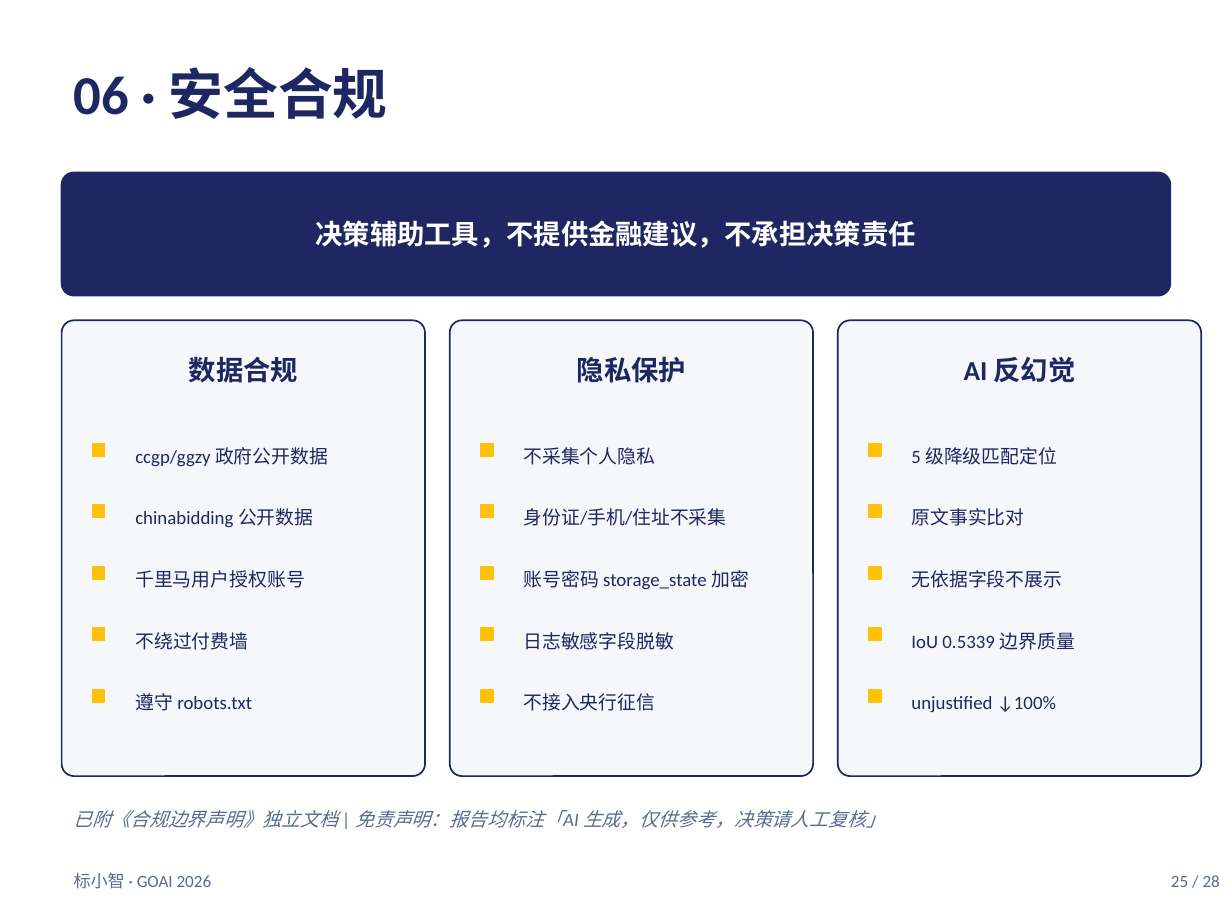
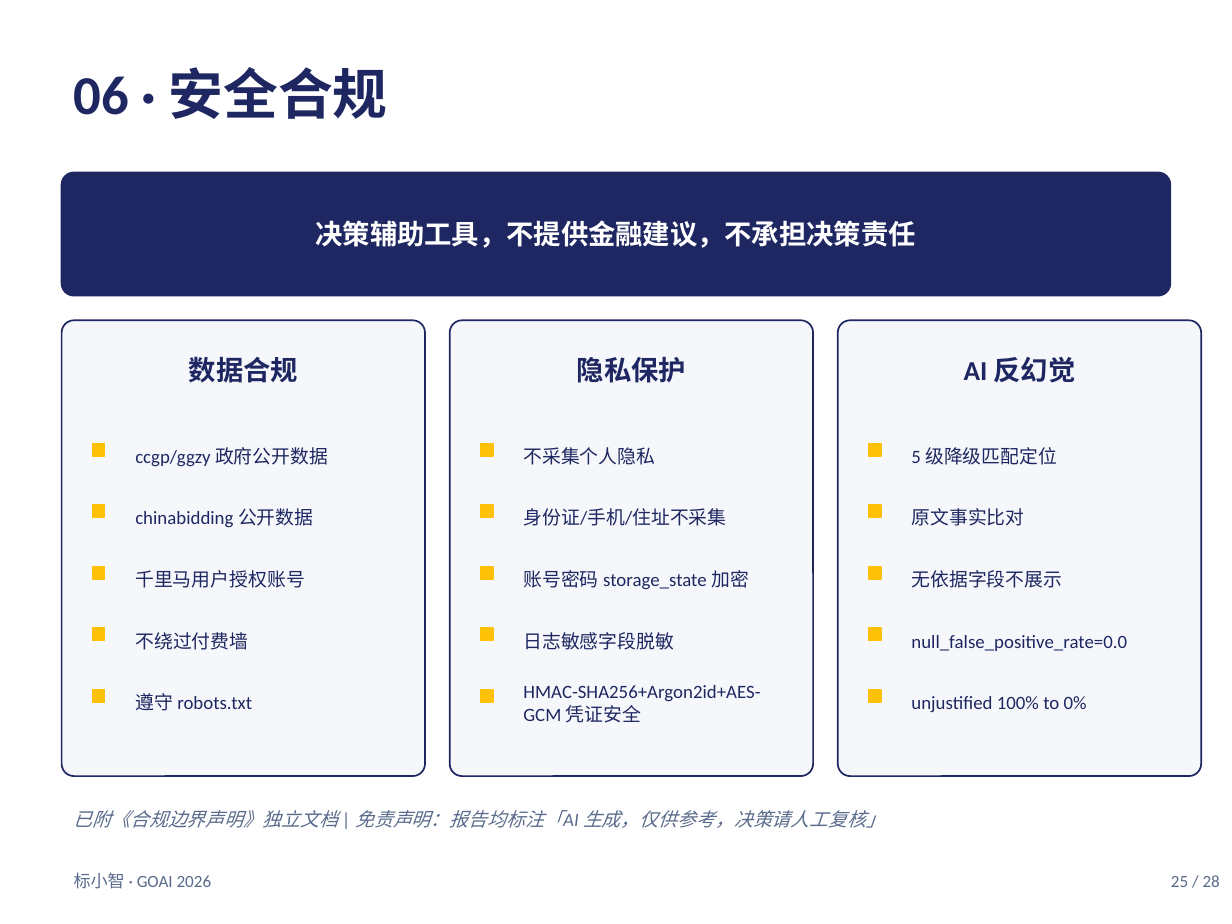
Before and after one commit to tlyyxjz/BidAgent, a slide deck: slide 25 of _w2_report/proposal.pptx. Drawn at 1232x924 pixels with LibreOffice and Linux fonts; fonts in the diff are those of the drawing. Boxes give left, top, right and bottom in pixels: in the first picture for what was removed or moved away, otherwise in the second. Text is boxed around its words. In the diff, an @@ line names an element or a change of style, - is before the commit and + after.

```diff
--- a/_w2_report/proposal.pptx
+++ b/_w2_report/proposal.pptx
@@ text at (x1=911, y1=635, x2=1127, y2=651): text changed @@
-IoU 0.5339 边界质量
+null_false_positive_rate=0.0
@@ text at (x1=523, y1=685, x2=760, y2=723): text changed @@
-不接入央行征信
+HMAC-SHA256+Argon2id+AES-GCM 凭证安全
@@ text at (x1=911, y1=696, x2=1087, y2=713): text changed @@
-unjustified ↓100%
+unjustified 100% to 0%
```
Also in this commit, not shown: 9 other slides changed, 20 other files.
